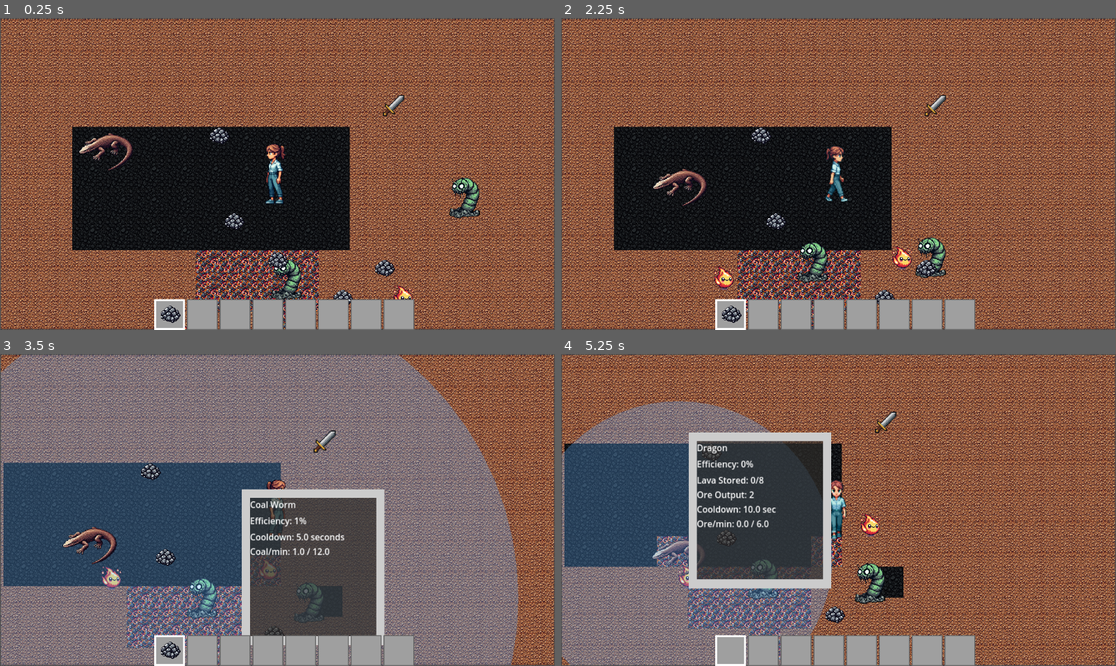
Above: before the commit, frames 1-4 (two rows, left to right).
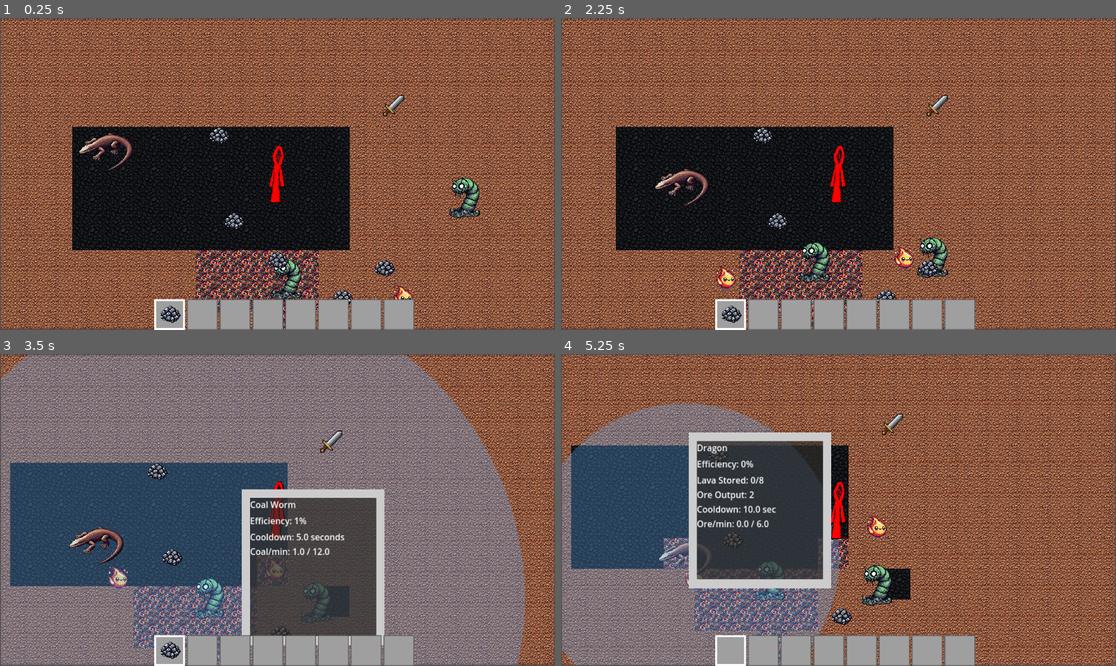
Above: after the commit, the same moments.

Repository: aaronjmcd2/ecomonster-project
Game: Godot game, scene res://scenes/Main.tscn
The game is run twice, just before and just after one commit, with the same random seed, the same clock (stepped at 60 frames per second) and the same inputs.
Inputs (mouse positions are in pixels of both pictures, inside the frame that each line leads up to):
- Up to frame 1 (0.25 s): no input
- Up to frame 2 (2.25 s): drag from (744, 329) to (794, 220) at 0.52 s; drag from (943, 276) to (794, 220) at 1.27 s; move the mouse to (960, 248) at 2.02 s; hold Right (ui_right) from 2.03 s (still down); hold Space (use_item) from 2.03 s (still down); click (960, 248) at 2.17 s
- Up to frame 3 (3.5 s): release Right (ui_right) at 2.75 s; release Space (use_item) at 2.75 s; drag from (199, 597) to (321, 441) at 2.77 s
- Up to frame 4 (5.25 s): drag from (649, 541) to (882, 441) at 3.52 s; drag from (733, 650) to (882, 441) at 4.27 s; move the mouse to (760, 650) at 5.02 s; hold Down (ui_down) from 5.03 s (still down); hold Space (use_item) from 5.03 s (still down); click (760, 650) at 5.17 s

The runs differ from the first frame. In frame 1, 0.5% of the frame differs, in the area x 47-52%, y 40-60%; in frame 2, 54%, in the area x 0-100%, y 0-100%; in frame 3, 40%; in frame 4, 51%.

Commit message:
Added idle_down animation with 24-frame hoodie swirl; integrated animated sprite and dynamic fill shader for player. Fixed jittery movement with pixel snapping.

Diff:
--- /dev/null
+++ b/Shaders/WhiteFillShader.gdshader
@@ -0,0 +1,15 @@
+shader_type canvas_item;
+
+uniform vec4 fill_color : source_color = vec4(1.0, 0.0, 0.0, 1.0); // default: red
+
+void fragment() {
+	vec4 tex = texture(TEXTURE, UV);
+	float brightness = (tex.r + tex.g + tex.b) / 3.0;
+
+	// Keep black outlines
+	if (brightness < 0.3) {
+		COLOR = tex;
+	} else {
+		COLOR = fill_color * tex.a;
+	}
+}
--- /dev/null
+++ b/scenes/Main.gdshader
@@ -0,0 +1,20 @@
+shader_type canvas_item;
+
+uniform vec4 fill_color;
+
+void fragment() {
+	vec4 tex = texture(TEXTURE, UV);
+	float brightness = (tex.r + tex.g + tex.b) / 3.0;
+
+	if (brightness < 0.3) {
+		// Keep black lines
+		COLOR = tex;
+	} else if (brightness < 0.85) {
+		// Gray = shaded fill color
+		float shade_factor = brightness / 0.85; // 0 → 1
+		COLOR = fill_color * shade_factor * tex.a;
+	} else {
+		// White = full fill color
+		COLOR = fill_color * tex.a;
+	}
+}
--- a/scenes/Player.tscn
+++ b/scenes/Player.tscn
@@ -1,89 +1,132 @@
-[gd_scene load_steps=12 format=3 uid="uid://bweokypfxckvu"]
+[gd_scene load_steps=30 format=3 uid="uid://bweokypfxckvu"]
 
 [ext_resource type="Script" uid="uid://bmtrtr56qbowd" path="res://scripts/Player.gd" id="1_v6fml"]
-[ext_resource type="Texture2D" uid="uid://cwj22fcn0onri" path="res://sprites/Player/idle_left.png" id="2_bruh7"]
-[ext_resource type="Texture2D" uid="uid://bok6yvunm4n35" path="res://sprites/Player/idle_right.png" id="3_6eyey"]
-[ext_resource type="Texture2D" uid="uid://bpmcmabea8nhx" path="res://sprites/Player/walk_down_0.png" id="4_d3wef"]
-[ext_resource type="Texture2D" uid="uid://dus0nd6cv15v8" path="res://sprites/Player/walk_down_1.png" id="5_o4126"]
-[ext_resource type="Texture2D" uid="uid://77o8qunyto5c" path="res://sprites/Player/walk_left_0.png" id="6_lkdrv"]
-[ext_resource type="Texture2D" uid="uid://djla8wj6csis2" path="res://sprites/Player/walk_right_0.png" id="7_p7iby"]
-[ext_resource type="Texture2D" uid="uid://cmqj2o1jrmrgy" path="res://sprites/Player/walk_up_0.png" id="8_0rnld"]
-[ext_resource type="Texture2D" uid="uid://b475mnxgpjj11" path="res://sprites/Player/walk_up_1.png" id="9_srp4u"]
+[ext_resource type="Shader" uid="uid://dx0bett68pc72" path="res://Shaders/WhiteFillShader.gdshader" id="2_fgkxt"]
+[ext_resource type="Texture2D" uid="uid://xpqntgcmoaid" path="res://sprites/Player/Player_Idle_Down0000.png" id="2_viqgg"]
+[ext_resource type="Texture2D" uid="uid://0ouoag1h2jis" path="res://sprites/Player/Player_Idle_Down0001.png" id="3_fgkxt"]
+[ext_resource type="Texture2D" uid="uid://bss5lb6ul20lk" path="res://sprites/Player/Player_Idle_Down0002.png" id="4_xsi7p"]
+[ext_resource type="Texture2D" uid="uid://c4ik0bu0hywhr" path="res://sprites/Player/Player_Idle_Down0003.png" id="5_1jpwa"]
+[ext_resource type="Texture2D" uid="uid://dxt8v7to6xo8y" path="res://sprites/Player/Player_Idle_Down0004.png" id="6_pfeki"]
+[ext_resource type="Texture2D" uid="uid://fofg64cyfp2v" path="res://sprites/Player/Player_Idle_Down0005.png" id="7_axnmu"]
+[ext_resource type="Texture2D" uid="uid://cyfeq40hpxl6u" path="res://sprites/Player/Player_Idle_Down0006.png" id="8_fvsjc"]
+[ext_resource type="Texture2D" uid="uid://ctjbvph1b6b6r" path="res://sprites/Player/Player_Idle_Down0007.png" id="9_hxdpb"]
+[ext_resource type="Texture2D" uid="uid://cjxgp5gxp2cpt" path="res://sprites/Player/Player_Idle_Down0008.png" id="10_agngo"]
+[ext_resource type="Texture2D" uid="uid://slohqt0r1o5m" path="res://sprites/Player/Player_Idle_Down0009.png" id="11_qrixf"]
+[ext_resource type="Texture2D" uid="uid://cb4wiopi866ml" path="res://sprites/Player/Player_Idle_Down0010.png" id="12_qmt83"]
+[ext_resource type="Texture2D" uid="uid://cxbv0k43stn1t" path="res://sprites/Player/Player_Idle_Down0011.png" id="13_m4as6"]
+[ext_resource type="Texture2D" uid="uid://bkq088m17x22n" path="res://sprites/Player/Player_Idle_Down0012.png" id="14_b1r6t"]
+[ext_resource type="Texture2D" uid="uid://ddtoknta57h4j" path="res://sprites/Player/Player_Idle_Down0013.png" id="15_c0asu"]
+[ext_resource type="Texture2D" uid="uid://r6jg3thlepqq" path="res://sprites/Player/Player_Idle_Down0014.png" id="16_fq1a3"]
+[ext_resource type="Texture2D" uid="uid://5l62bgaukof3" path="res://sprites/Player/Player_Idle_Down0015.png" id="17_gu4mg"]
+[ext_resource type="Texture2D" uid="uid://8foo43glmhcu" path="res://sprites/Player/Player_Idle_Down0016.png" id="18_tk6la"]
+[ext_resource type="Texture2D" uid="uid://m1hkc2mhplvn" path="res://sprites/Player/Player_Idle_Down0017.png" id="19_yrxk4"]
+[ext_resource type="Texture2D" uid="uid://c104wi7vqxfgy" path="res://sprites/Player/Player_Idle_Down0018.png" id="20_eg1p0"]
+[ext_resource type="Texture2D" uid="uid://blq3bkldkxvc6" path="res://sprites/Player/Player_Idle_Down0019.png" id="21_x2u8p"]
+[ext_resource type="Texture2D" uid="uid://3j8jbw76m0lh" path="res://sprites/Player/Player_Idle_Down0020.png" id="22_qv10x"]
+[ext_resource type="Texture2D" uid="uid://db4jeihh43uab" path="res://sprites/Player/Player_Idle_Down0021.png" id="23_qdxpi"]
+[ext_resource type="Texture2D" uid="uid://dmhjr6jmpyn6f" path="res://sprites/Player/Player_Idle_Down0022.png" id="24_7b437"]
+[ext_resource type="Texture2D" uid="uid://dfo03uabmukjm" path="res://sprites/Player/Player_Idle_Down0023.png" id="25_8nyu3"]
+
+[sub_resource type="ShaderMaterial" id="ShaderMaterial_xsi7p"]
+shader = ExtResource("2_fgkxt")
+shader_parameter/fill_color = Color(1, 0, 0, 1)
+
+[sub_resource type="SpriteFrames" id="SpriteFrames_priom"]
+animations = [{
+"frames": [{
+"duration": 1.0,
+"texture": ExtResource("2_viqgg")
+}, {
+"duration": 1.0,
+"texture": ExtResource("3_fgkxt")
+}, {
+"duration": 1.0,
+"texture": ExtResource("4_xsi7p")
+}, {
+"duration": 1.0,
+"texture": ExtResource("5_1jpwa")
+}, {
+"duration": 1.0,
+"texture": ExtResource("6_pfeki")
+}, {
+"duration": 1.0,
+"texture": ExtResource("7_axnmu")
+}, {
+"duration": 1.0,
+"texture": ExtResource("8_fvsjc")
+}, {
+"duration": 1.0,
+"texture": ExtResource("9_hxdpb")
+}, {
+"duration": 1.0,
+"texture": ExtResource("10_agngo")
+}, {
+"duration": 1.0,
+"texture": ExtResource("11_qrixf")
+}, {
+"duration": 1.0,
+"texture": ExtResource("12_qmt83")
+}, {
+"duration": 1.0,
+"texture": ExtResource("13_m4as6")
+}, {
+"duration": 1.0,
+"texture": ExtResource("14_b1r6t")
+}, {
+"duration": 1.0,
+"texture": ExtResource("15_c0asu")
+}, {
+"duration": 1.0,
+"texture": ExtResource("16_fq1a3")
+}, {
+"duration": 1.0,
+"texture": ExtResource("17_gu4mg")
+}, {
+"duration": 1.0,
+"texture": ExtResource("18_tk6la")
+}, {
+"duration": 1.0,
+"texture": ExtResource("19_yrxk4")
+}, {
+"duration": 1.0,
+"texture": ExtResource("20_eg1p0")
+}, {
+"duration": 1.0,
+"texture": ExtResource("21_x2u8p")
+}, {
+"duration": 1.0,
+"texture": ExtResource("22_qv10x")
+}, {
+"duration": 1.0,
+"texture": ExtResource("23_qdxpi")
+}, {
+"duration": 1.0,
+"texture": ExtResource("24_7b437")
+}, {
+"duration": 1.0,
+"texture": ExtResource("25_8nyu3")
+}],
+"loop": true,
+"name": &"idle_down",
+"speed": 30.0
+}]
 
 [sub_resource type="RectangleShape2D" id="RectangleShape2D_mdl7e"]
 size = Vector2(32, 121)
-
-[sub_resource type="SpriteFrames" id="SpriteFrames_jfpux"]
-animations = [{
-"frames": [{
-"duration": 1.0,
-"texture": ExtResource("2_bruh7")
-}],
-"loop": true,
-"name": &"idle_left",
-"speed": 5.0
-}, {
-"frames": [{
-"duration": 1.0,
-"texture": ExtResource("3_6eyey")
-}],
-"loop": true,
-"name": &"idle_right",
-"speed": 5.0
-}, {
-"frames": [{
-"duration": 1.0,
-"texture": ExtResource("4_d3wef")
-}, {
-"duration": 1.0,
-"texture": ExtResource("5_o4126")
-}],
-"loop": true,
-"name": &"walk_down",
-"speed": 5.0
-}, {
-"frames": [{
-"duration": 1.0,
-"texture": ExtResource("6_lkdrv")
-}],
-"loop": true,
-"name": &"walk_left",
-"speed": 5.0
-}, {
-"frames": [{
-"duration": 1.0,
-"texture": ExtResource("7_p7iby")
-}],
-"loop": true,
-"name": &"walk_right",
-"speed": 5.0
-}, {
-"frames": [{
-"duration": 1.0,
-"texture": ExtResource("8_0rnld")
-}, {
-"duration": 1.0,
-"texture": ExtResource("9_srp4u")
-}],
-"loop": true,
-"name": &"walk_up",
-"speed": 5.0
-}]
 
 [node name="Player" type="CharacterBody2D"]
 collision_mask = 3
 script = ExtResource("1_v6fml")
 
+[node name="AnimatedSprite2D" type="AnimatedSprite2D" parent="."]
+material = SubResource("ShaderMaterial_xsi7p")
+position = Vector2(0, 1)
+scale = Vector2(0.210938, 0.210938)
+sprite_frames = SubResource("SpriteFrames_priom")
+animation = &"idle_down"
+
 [node name="CollisionShape2D" type="CollisionShape2D" parent="."]
-position = Vector2(-3, -1.5)
 shape = SubResource("RectangleShape2D_mdl7e")
 
 [node name="Camera2D" type="Camera2D" parent="."]
 limit_smoothed = true
-
-[node name="PlayerSprite" type="AnimatedSprite2D" parent="."]
-position = Vector2(-4, -1)
-scale = Vector2(0.639069, 0.660324)
-sprite_frames = SubResource("SpriteFrames_jfpux")
-animation = &"idle_left"
-frame_progress = 0.000194907
--- /dev/null
+++ b/scenes/hooded_figure.tscn
@@ -0,0 +1,29 @@
+[gd_scene load_steps=7 format=3 uid="uid://dvcbuv1bk6640"]
+
+[ext_resource type="Shader" uid="uid://bo4vbj25fglyw" path="res://scenes/Main.gdshader" id="1_3anih"]
+[ext_resource type="Texture2D" uid="uid://b0c2u1mturl6s" path="res://sprites/Player.png" id="2_wl3tc"]
+[ext_resource type="Shader" uid="uid://ch4bt1rxtwjwh" path="res://sprites/gdshader.gdshader" id="3_y2iot"]
+
+[sub_resource type="ShaderMaterial" id="ShaderMaterial_xgnac"]
+shader = ExtResource("1_3anih")
+shader_parameter/fill_color = Vector4(1, 0, 0, 1)
+
+[sub_resource type="ShaderMaterial" id="ShaderMaterial_30vqs"]
+shader = ExtResource("3_y2iot")
+
+[sub_resource type="CompressedTexture2D" id="CompressedTexture2D_3anih"]
+load_path = "res://.godot/imported/ChatGPT Image Apr 13, 2025, 04_20_22 PM.png-a73bc2949c854251a69b010c2c9016a7.ctex"
+
+[node name="HoodedFigure" type="CharacterBody2D"]
+
+[node name="Main Body" type="Sprite2D" parent="."]
+material = SubResource("ShaderMaterial_xgnac")
+scale = Vector2(0.250938, 0.250938)
+texture = ExtResource("2_wl3tc")
+
+[node name="Accessory" type="Sprite2D" parent="."]
+visible = false
+material = SubResource("ShaderMaterial_30vqs")
+position = Vector2(-78, -264)
+scale = Vector2(0.159999, 0.159999)
+texture = SubResource("CompressedTexture2D_3anih")
--- a/scripts/Player.gd
+++ b/scripts/Player.gd
@@ -13,7 +13,7 @@
 
 # === Nodes & UI References ===
 @onready var inventory_ui := get_node("/root/Main/UILayer/InventoryUI")
-@onready var anim_sprite := $PlayerSprite
+@onready var anim_sprite := $AnimatedSprite2D
 @onready var camera := $Camera2D
 
 # === Movement State ===
@@ -49,6 +49,7 @@
 	velocity = velocity_vector * speed
 
 	var collision = move_and_collide(velocity * delta)
+	position = position.round()
 	if collision:
 		var collider = collision.get_collider()
 		if collider and collider.is_in_group("monsters"):
@@ -104,17 +105,4 @@
 
 # === Animation State ===
 func update_animation():
-	if velocity_vector == Vector2.ZERO:
-		if facing_direction.x > 0 or facing_direction.y < 0:
-			anim_sprite.play("idle_right")
-		else:
-			anim_sprite.play("idle_left")
-	else:
-		if velocity_vector.x > 0:
-			anim_sprite.play("walk_right")
-		elif velocity_vector.x < 0:
-			anim_sprite.play("walk_left")
-		elif velocity_vector.y < 0:
-			anim_sprite.play("walk_up")
-		elif velocity_vector.y > 0:
-			anim_sprite.play("walk_down")
+	anim_sprite.play("idle_down")
--- /dev/null
+++ b/sprites/gdshader.gdshader
@@ -0,0 +1,14 @@
+shader_type canvas_item;
+
+void vertex() {
+	// Called for every vertex the material is visible on.
+}
+
+void fragment() {
+	// Called for every pixel the material is visible on.
+}
+
+//void light() {
+//	// Called for every pixel for every light affecting the CanvasItem.
+//	// Uncomment to replace the default light processing function with this one.
+//}
Not shown, added: Shaders/WhiteFillShader.gdshader.uid
Not shown, added: scenes/Main.gdshader.uid
Binary file changed: sprites/Player.png
Binary file added: sprites/Player/Player_Idle_Down0000.png
Not shown, added: sprites/Player/Player_Idle_Down0000.png.import
Binary file added: sprites/Player/Player_Idle_Down0001.png
Not shown, added: sprites/Player/Player_Idle_Down0001.png.import
Binary file added: sprites/Player/Player_Idle_Down0002.png
Not shown, added: sprites/Player/Player_Idle_Down0002.png.import
Binary file added: sprites/Player/Player_Idle_Down0003.png
Not shown, added: sprites/Player/Player_Idle_Down0003.png.import
Binary file added: sprites/Player/Player_Idle_Down0004.png
(and 42 more such lines)
